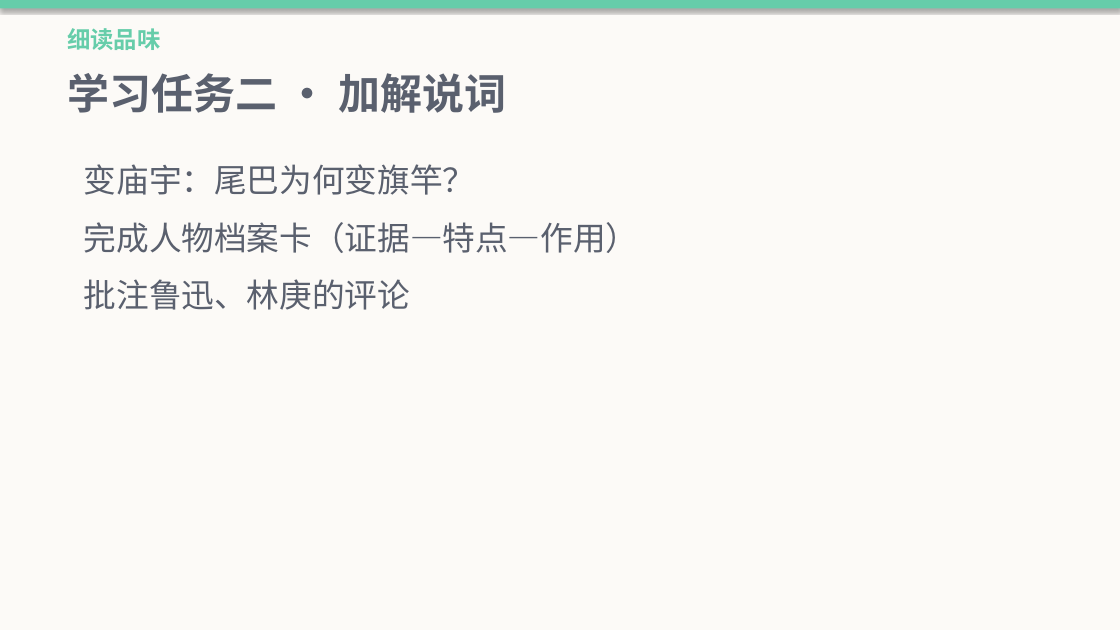
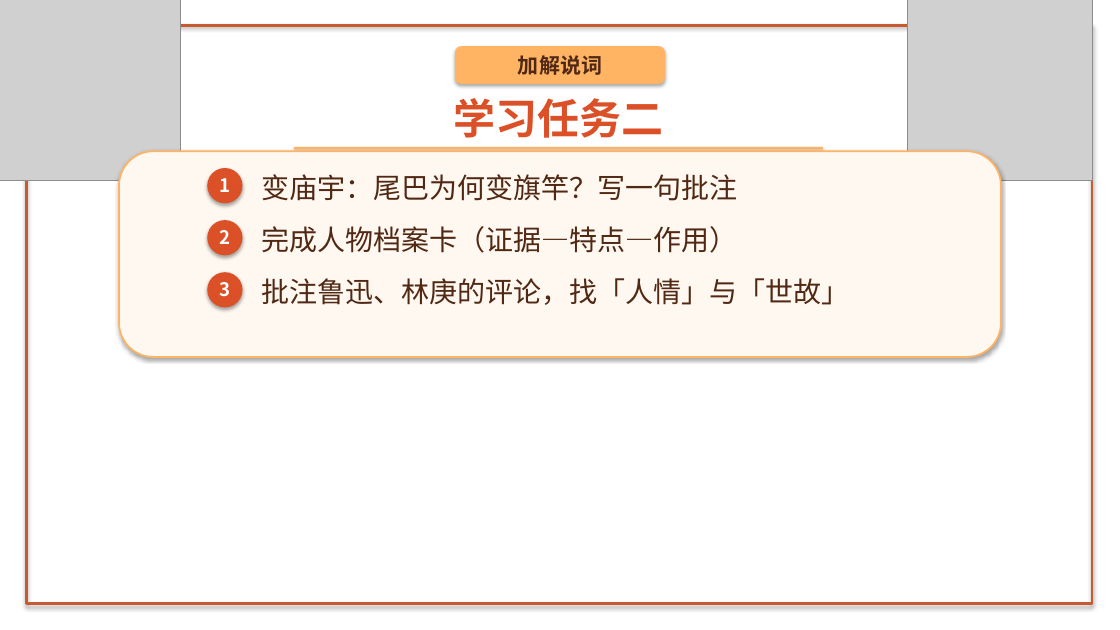
Before and after one commit to decemberlin54-del/declin, a slide deck: slide 5 of 第六单元PPT/第21课 小圣施威降大圣.pptx. Drawn at 1120x630 pixels with LibreOffice and Linux fonts; fonts in the diff are those of the drawing; grey boxes stand for pictures; background and template pictures are left out. Boxes give left, top, right and bottom in pixels: in the first picture for what was removed or moved away, otherwise in the second. Text is boxed around its words. In the diff, an @@ line names an element or a change of style, - is before the commit and + after.

```diff
--- a/第六单元PPT/第21课 小圣施威降大圣.pptx
+++ b/第六单元PPT/第21课 小圣施威降大圣.pptx
@@ rectangle removed at (0,0,1120,8) @@
@@ picture added at (0,0,181,181) @@
@@ rectangle: place and size @@
-rectangle at (0,0,1120,630)
+rectangle at (27,25,1092,604)
@@ rectangle at (27,25,1092,604): fill #FCFAF7 to none; outline none to #C85A32 2.5 pt @@
@@ text removed at (67,28,160,50) @@
-细读品味
@@ picture added at (907,0,1092,181) @@
@@ rounded rectangle added at (455,46,665,84), fill #FFB464 @@
@@ text added at (518,55,602,75), 18 pt, text #502814, bold @@
+加解说词
@@ text at (454,98,664,138): text changed; text colour #5A606E to #DC5028 @@
-学习任务二 · 加解说词
+学习任务二
@@ rectangle added at (294,147,823,150), fill #FFB464 @@
@@ text at (84,164,476,195): paragraph removed @@
-变庙宇：尾巴为何变旗竿？
@@ rounded rectangle added at (119,151,1002,357), fill #FFF8F0, outline #FFB464 1.5 pt @@
@@ ellipse added at (208,168,243,203), fill #DC5028 @@
@@ text added at (219,178,230,192), 16 pt, text #FFFFFF, bold @@
+1
@@ text added at (262,174,738,201), 24 pt, text #502814 @@
+变庙宇：尾巴为何变旗竿？写一句批注
@@ ellipse added at (208,220,243,255), fill #DC5028 @@
@@ text added at (219,230,230,244), 16 pt, text #FFFFFF, bold @@
+2
@@ text "完成人物档案卡（证据—特点—作用）": place and size @@
-text "完成人物档案卡（证据—特点—作用）" at (84,164,639,310)
+text "完成人物档案卡（证据—特点—作用）" at (262,226,738,253)
@@ text "完成人物档案卡（证据—特点—作用）" at (262,226,738,253): size 28 to 24 pt, text colour #5A606E to #502814; less space between paragraphs @@
@@ text at (84,279,410,310): paragraph removed @@
-批注鲁迅、林庚的评论
@@ ellipse added at (208,272,243,308), fill #DC5028 @@
@@ text added at (219,282,230,297), 16 pt, text #FFFFFF, bold @@
+3
@@ text added at (262,278,850,305), 24 pt, text #502814 @@
+批注鲁迅、林庚的评论，找「人情」与「世故」
```
Also in this commit, not shown: 8 other slides changed, 18 other files.
